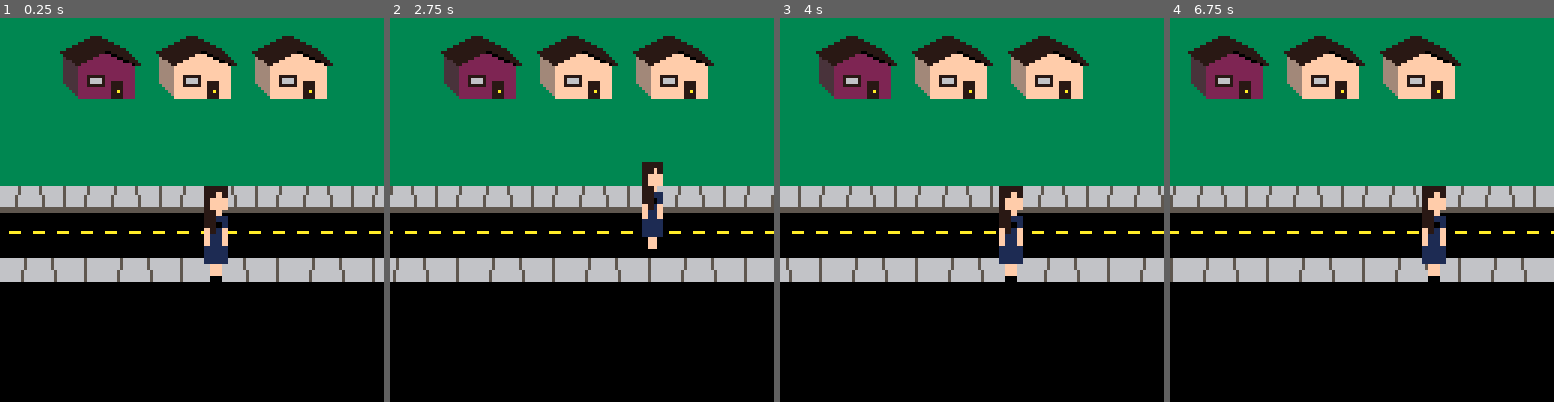
Above: before the commit, frames 1-4 (left to right).
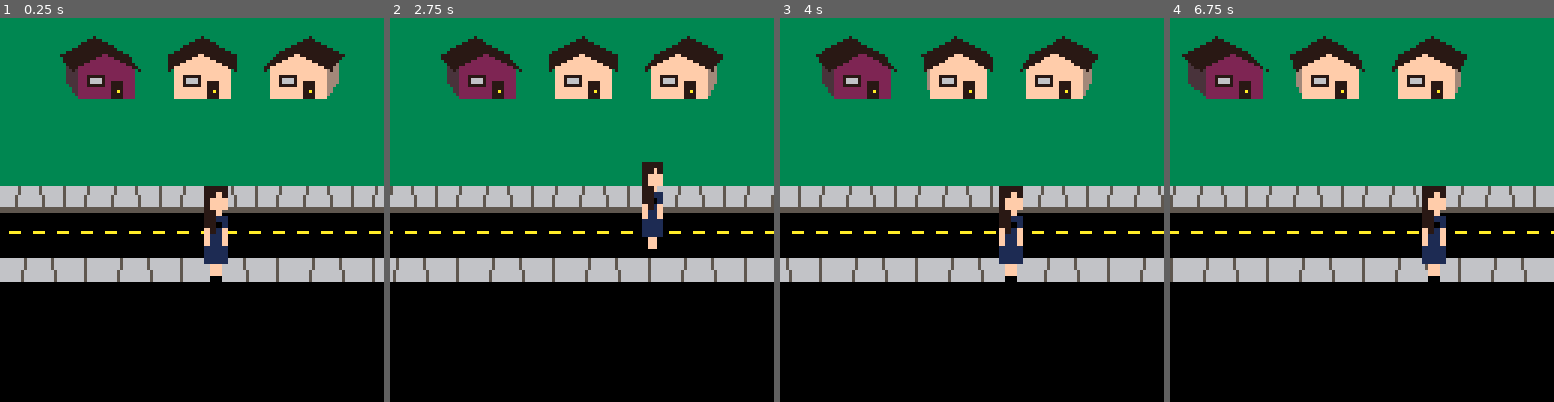
Above: after the commit, the same moments.

Repository: Minimistro32/kate
Game: PICO-8 cartridge kate.p8
Two runs of this game, one before a commit and one after it. Both use one fixed random seed, a clock stepped at 60 frames per second and the inputs below.
Inputs:
- Up to frame 1 (0.25 s): no input
- Up to frame 2 (2.75 s): tap X (X key) at 0.33, 1.07, 1.85 s; tap O (Z key) at 0.7, 1.7, 2.1, 2.5 s; hold Right 1.6-2.1 s; hold Up 2.15-2.42 s; hold Right from 2.47 s (still down)
- Up to frame 3 (4 s): tap O (Z key) at 2.9, 3.3, 3.7 s; tap X (X key) at 2.97 s; release Right at 3.03 s; hold Left 3.08-3.58 s; hold Down 3.63-3.97 s
- Up to frame 4 (6.75 s): hold Right 4.02-4.68 s; tap X (X key) at 4.08, 5.2, 6.32 s; tap O (Z key) every 0.4 s from 4.1 to 6.5 s; hold Up 4.73-5.03 s; hold Left 5.08-5.68 s; hold Down 5.73-6.03 s; hold Right 6.08-6.58 s; hold Right from 6.63 s (still down)

The runs differ from the first frame. In frame 1, 2.4% of the frame differs, in the area x 15-90%, y 4-21%; in frame 2, 2.3%; in frame 3, 2.3%; in frame 4, 2.0%.

Commit message:
added perspective to houses

Diff:
--- a/kate.p8
+++ b/kate.p8
@@ -3,7 +3,7 @@
 __lua__
 -- INIT
 function _init()
-	poke(0x5f2e,0) --persist pal swap
+	poke(0x5f2e,1) --persist pal swap
 	pal({1,2,3,4,5,6,7,10,134,133,132,128,13,11,15,16}, 1)
 
 	pal_swap_screen_segment()
@@ -125,15 +125,10 @@
 
 	--houses
 	for i, palette in pairs(houses) do
-		for color_key in pairs(palette) do
-			pal(house_palettes[1][color_key], palette[color_key])
-		end
-
-		spr(136,0 + i*32 + flr(i/4)*32 - (x_scroll % 128),0,4,4)
-
-		for color_key in pairs(palette) do
-			pal(house_palettes[1][color_key], house_palettes[1][color_key])
-		end
+		house_x = 19 + i*32 + flr(i/4)*32 - (x_scroll % 128)
+		draw_house(house_x,21,0.001953125*house_x+0.375,palette)
+		-- print(house_x, 2, i*6, 1)
+		-- print(house_angle, 2+4*8, i*6, 1)
 	end
 
 
@@ -148,7 +143,69 @@
 	sspr(64,32,30,32,16,96,30*scale,32*scale)
 end
 
-
+function draw_house(x, y, angle, palette)
+	--data
+    d=10
+    w=18
+    h=-10
+    theta_y=30
+    theta_x=angle
+    pitch=30 --of roof
+    overhang=2
+
+	--draw
+	x_off = sin(theta_x)*d
+    y_off = sin(theta_y/360)*d
+    hang_off = tan(pitch/360)*(overhang)
+	roof_off = sin(pitch/360)*(w/2) --peak
+	--side
+	for i = h,0 do
+		line(x+((w/2)*sgn(x_off))+x_off,y+(-h/2)+y_off+i,x+((w/2)*sgn(x_off)),y+(-h/2)+i,palette["side"])
+	end
+	--front
+	rectfill(x-(w/2),y+(h/2),x+(w/2),y-(h/2),palette["front"]) --todo: remove this rectfill change polyfill below to pentagon
+	polyfill({x-(w/2),y+(h/2),x,y+(h/2)+roof_off,x+(w/2),y+(h/2),x,y+(h/2)},palette["front"])
+	--roof
+	polyfill({x-(w/2)-overhang,y+(h/2)-hang_off,x+x_off-(w/2)-overhang,y+y_off+(h/2)-hang_off,x+x_off,y+y_off+(h/2)+roof_off,x,y+(h/2)+roof_off},12)
+	polyfill({x+x_off,y+y_off+(h/2)+roof_off,x,y+(h/2)+roof_off,x+(w/2)+overhang,y+(h/2)-hang_off,x+x_off+(w/2)+overhang,y+y_off+(h/2)-hang_off},12)
+	--window
+	rectfill(x-6,y+1,x-1,y-2,12)
+	rectfill(x-5,y,x-2,y-1,6)
+	--door
+	rectfill(x+2,y,x+5,y+5,12)
+	--knob
+	pset(x+4,y+3,8)
+end
+
+-->8
+--HELPERS
+function tan(x) return sin(x) / cos(x) end
+
+function polyfill(coords, col)
+	--build_obj
+    points={}
+    for i=1,8,2  do
+        add(points,{x=coords[i],y=coords[i+1]})
+    end
+
+    local xl,xr,ymin,ymax={},{},129,0xffff
+    for k,v in pairs(points) do
+        local p2=points[k%#points+1]
+        local x1,y1,x2,y2=v.x,flr(v.y),p2.x,flr(p2.y)
+        if y1>y2 then
+            y1,y2,x1,x2=y2,y1,x2,x1
+        end
+        local d=y2-y1
+        for y=y1,y2 do
+            local xval=flr(x1+(x2-x1)*(d==0 and 1 or (y-y1)/d))
+            xl[y],xr[y]=min(xl[y] or 32767,xval),max(xr[y] or 0x8001,xval)
+        end
+        ymin,ymax=min(y1,ymin),max(y2,ymax)
+    end
+    for y=ymin,ymax do
+        rectfill(xl[y],y,xr[y],y,col)
+    end
+end
 
 -->8
 --JUNK
